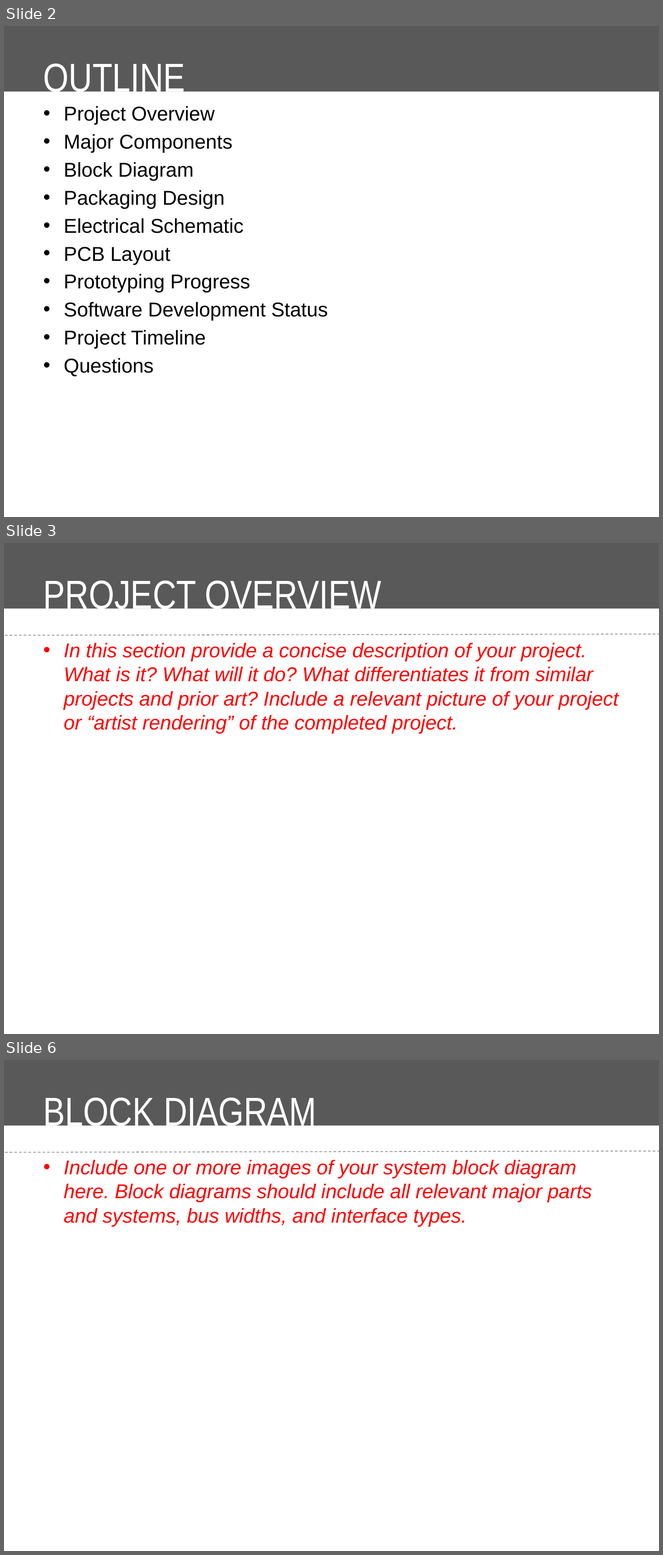
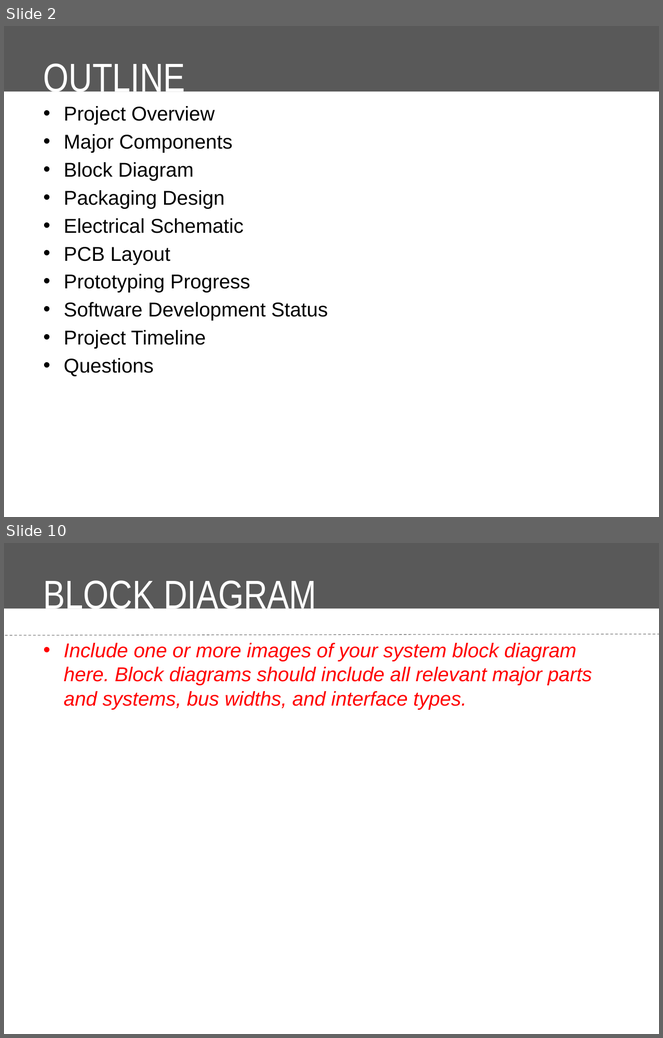
Before and after one commit to Ashassins/NYAKB, a slide deck: Midterm Review Presentation/Midterm Design Review Presentation Template.pptx. Shown one above the other, each under a label of ours: slides 2, 3 and 6 before the commit, slides 2 and 10 after it; the slides between them are not shown. The pictures are 663x1555 and 663x1038 pixels, drawn with LibreOffice and Linux fonts; fonts in the diff are those of the drawing; background and template pictures are left out. Boxes give left, top, right and bottom in pixels: in the first picture for what was removed or moved away, otherwise in the second. Text is boxed around its words. In the diff, an @@ line names an element or a change of style, - is before the commit and + after.

```diff
--- a/Midterm Review Presentation/Midterm Design Review Presentation Template.pptx
+++ b/Midterm Review Presentation/Midterm Design Review Presentation Template.pptx
@@ slide 3 removed at (4,543,659,1034), background #FFFFFF; not listed: 2 template elements that a slide beside it also shows @@
@@ title removed at (44,580,382,616) @@
-PROJECT OVERVIEW
@@ text removed at (64,643,619,733) @@
-• In this section provide a concise description of your project. What is it? What will it do? What differentiates it from similar projects and prior art? Include a relevant picture of your project or “artist rendering” of the completed project.
@@ what was slide 6 is now slide 10 @@
```
Also in this commit, not shown: 5 slides changed, 6 slides added, 1 other file.
